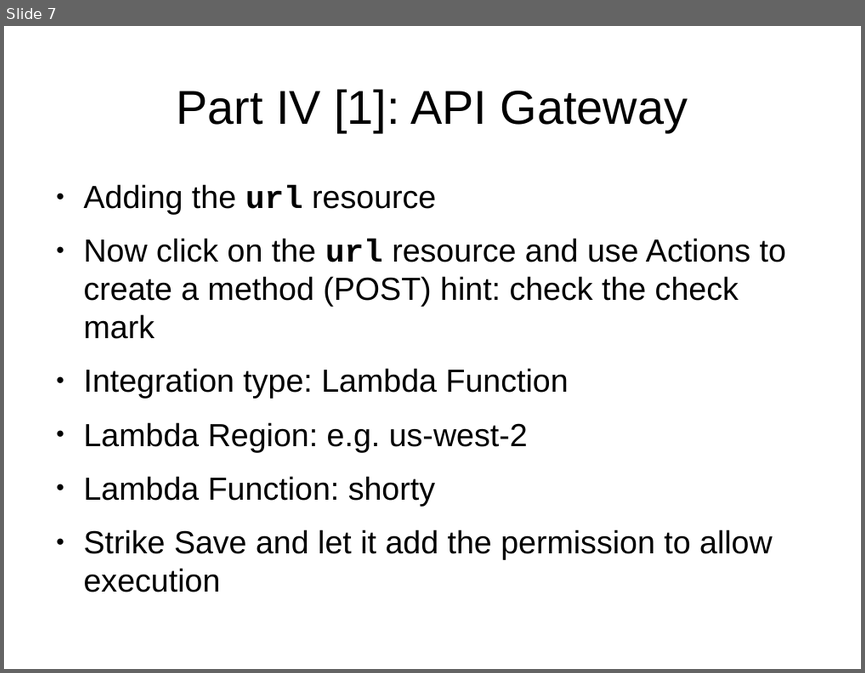
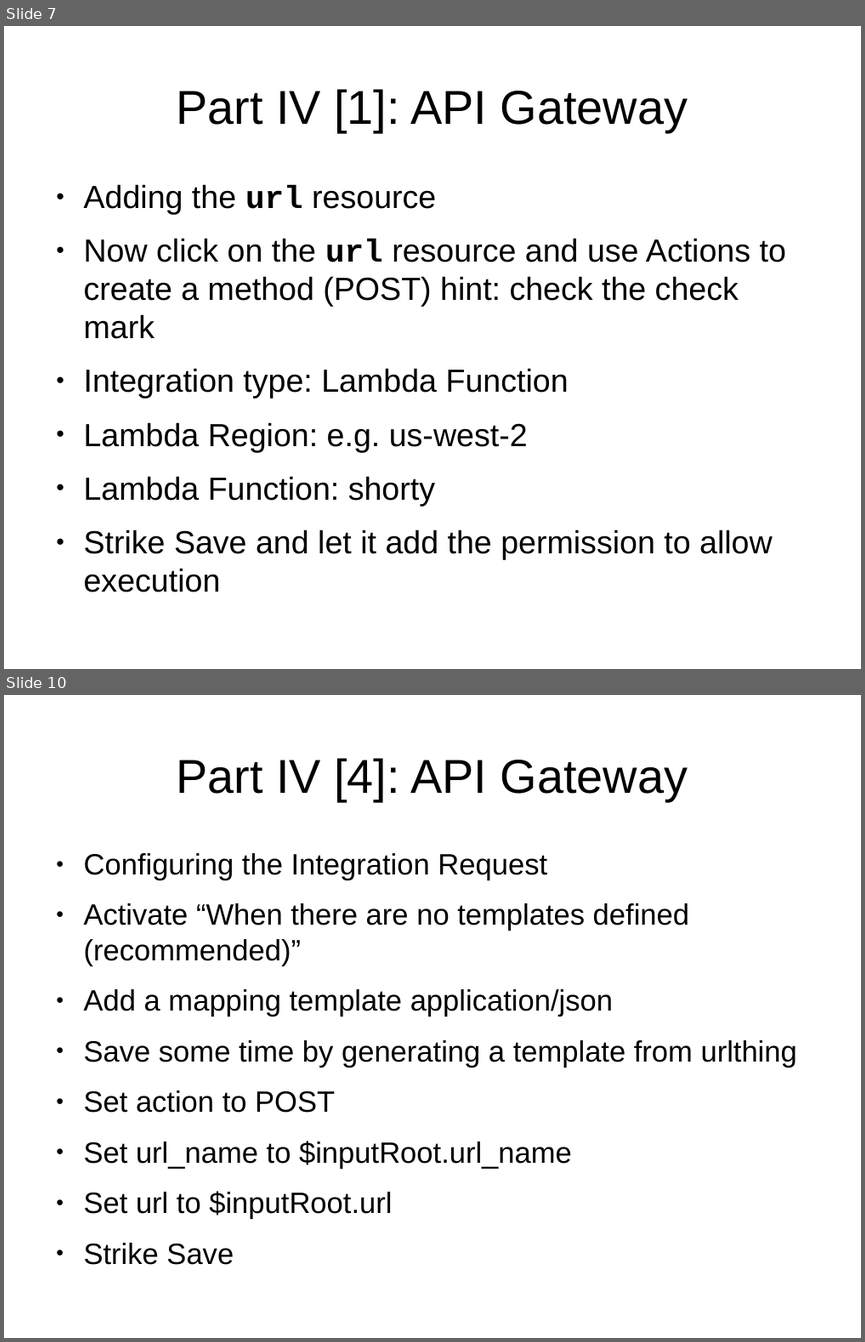
Before and after one commit to cmrsol/demo, a slide deck: api-gateway-how-to/API-GW_How-To.odp. Shown one above the other, each under a label of ours: slide 7 before the commit, slides 7 and 10 after it; the slides between them are not shown. The pictures are 865x673 and 865x1342 pixels, drawn with LibreOffice and Linux fonts; fonts in the diff are those of the drawing. Boxes give left, top, right and bottom in pixels: in the first picture for what was removed or moved away, otherwise in the second. Text is boxed around its words. In the diff, an @@ line names an element or a change of style, - is before the commit and + after.

```diff
--- a/api-gateway-how-to/API-GW_How-To.odp
+++ b/api-gateway-how-to/API-GW_How-To.odp
@@ slide 10 added at <box>4,695,861,1338</box>, background #FFFFFF @@
@@ title added at <box>176,758,687,801</box>, 44 pt, text #000000 @@
+Part IV [4]: API Gateway
@@ text added at <box>84,853,797,1219</box>, 27.2 pt, text #000000 @@
+● Configuring the Integration Request
+● Activate “When there are no templates defined (recommended)”
+● Add a mapping template application/json
+● Save some time by generating a template from urlthing
+● Set action to POST
+● Set url_name to $inputRoot.url_name
+● Set url to $inputRoot.url
+● Strike Save
```
Also in this commit, not shown: 6 other slides added.
